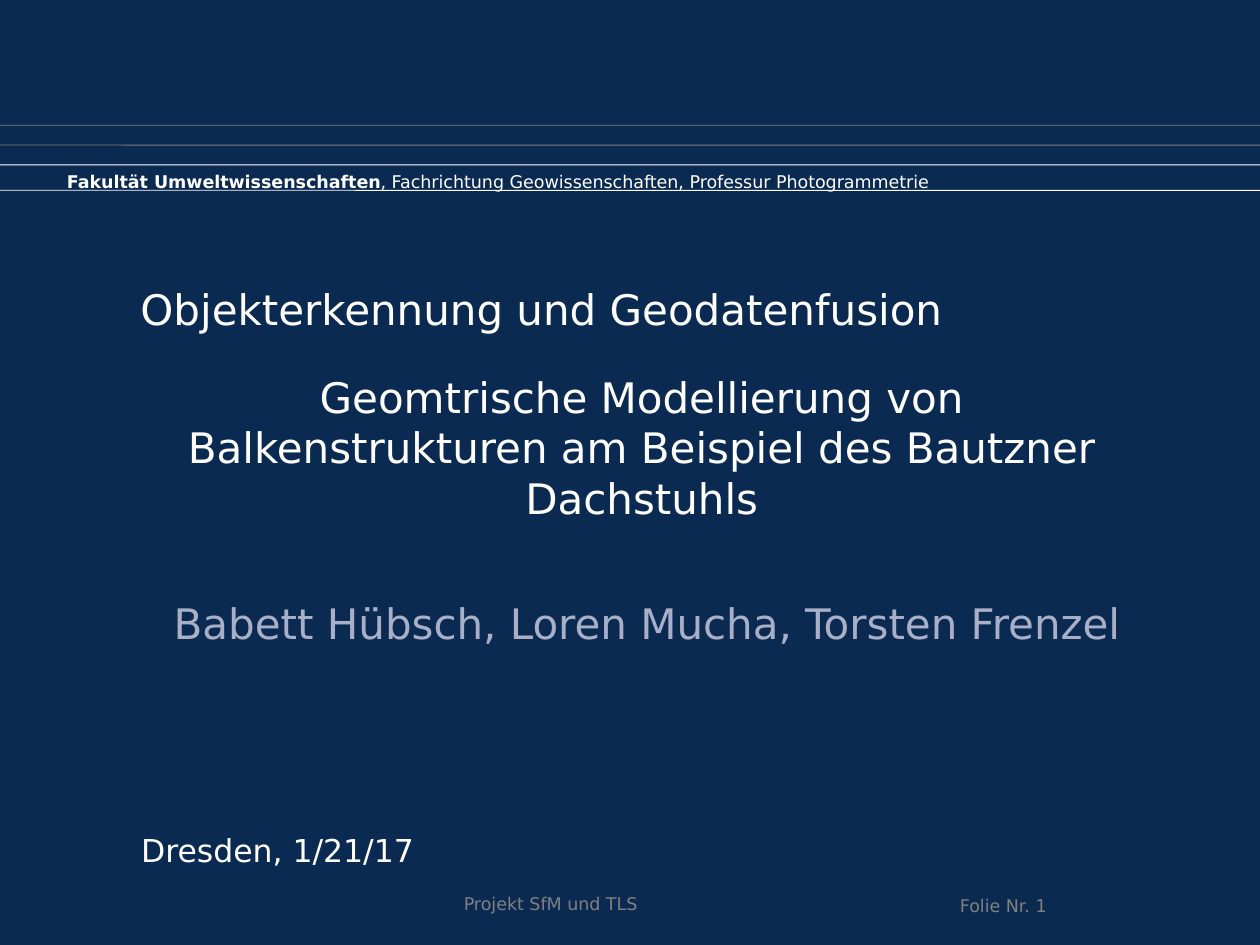
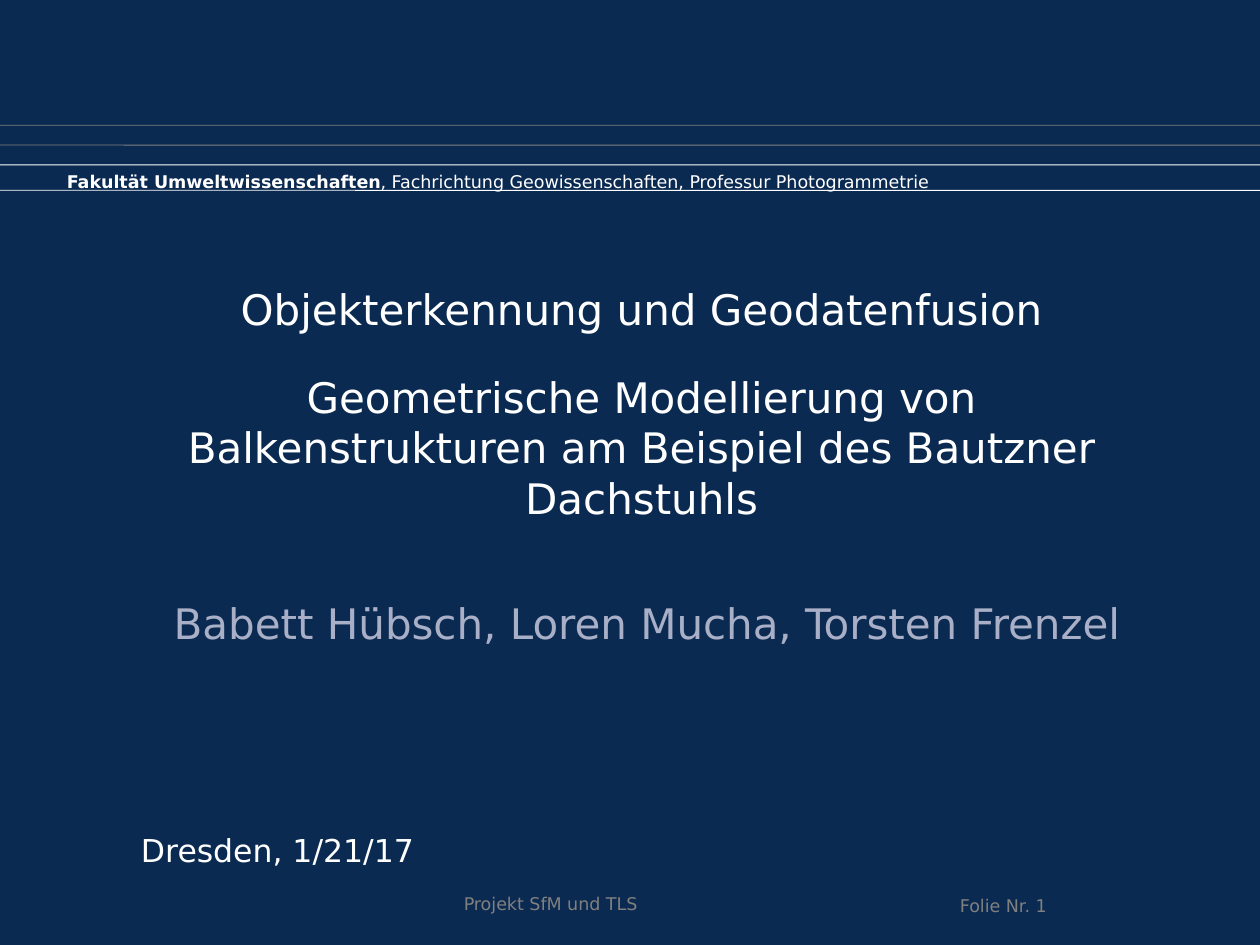
Before and after one commit to Kalmar131/PCL_Dachstuhl2016, a slide deck: slide 1 of Abschlusspräsentation_20170124.pptx. Drawn at 1260x945 pixels with LibreOffice and Linux fonts; fonts in the diff are those of the drawing; background and template pictures are left out. Boxes give left, top, right and bottom in pixels: in the first picture for what was removed or moved away, otherwise in the second. Text is boxed around its words. In the diff, an @@ line names an element or a change of style, - is before the commit and + after.

```diff
--- a/Abschlusspräsentation_20170124.pptx
+++ b/Abschlusspräsentation_20170124.pptx
@@ text at <box>241,293,1042,334</box>: alignment left to centre @@
@@ text at <box>188,381,1095,515</box>: text changed @@
-Geomtrische Modellierung von Balkenstrukturen am Beispiel des Bautzner Dachstuhls
+Geometrische Modellierung von Balkenstrukturen am Beispiel des Bautzner Dachstuhls
```
Also in this commit, not shown: 15 other slides changed, 1 other file.
